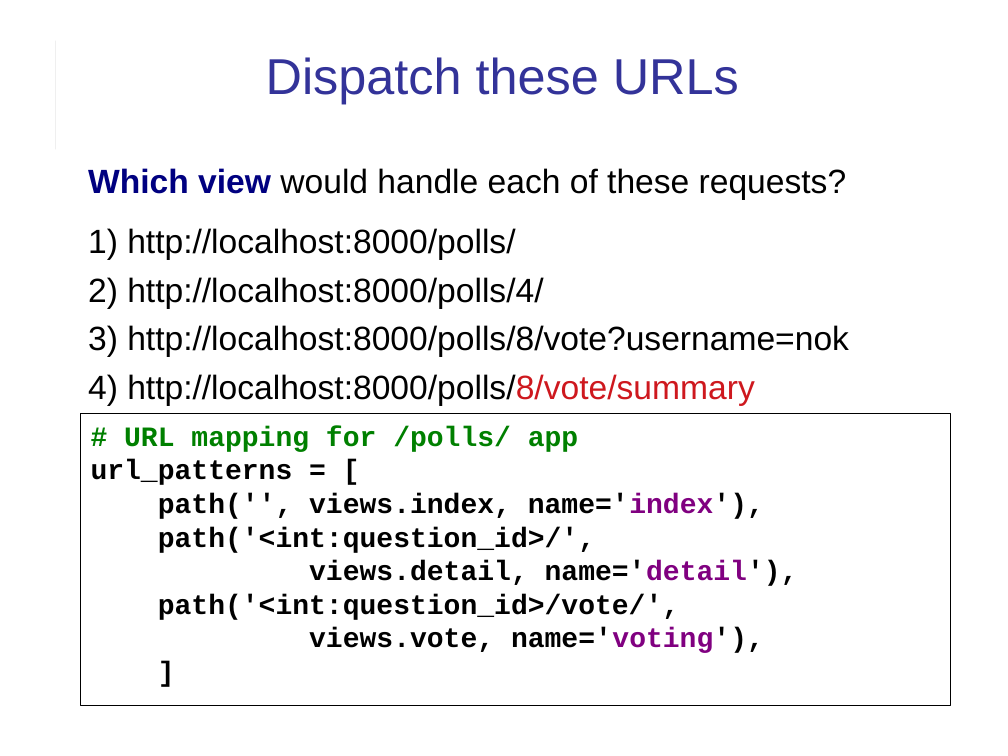
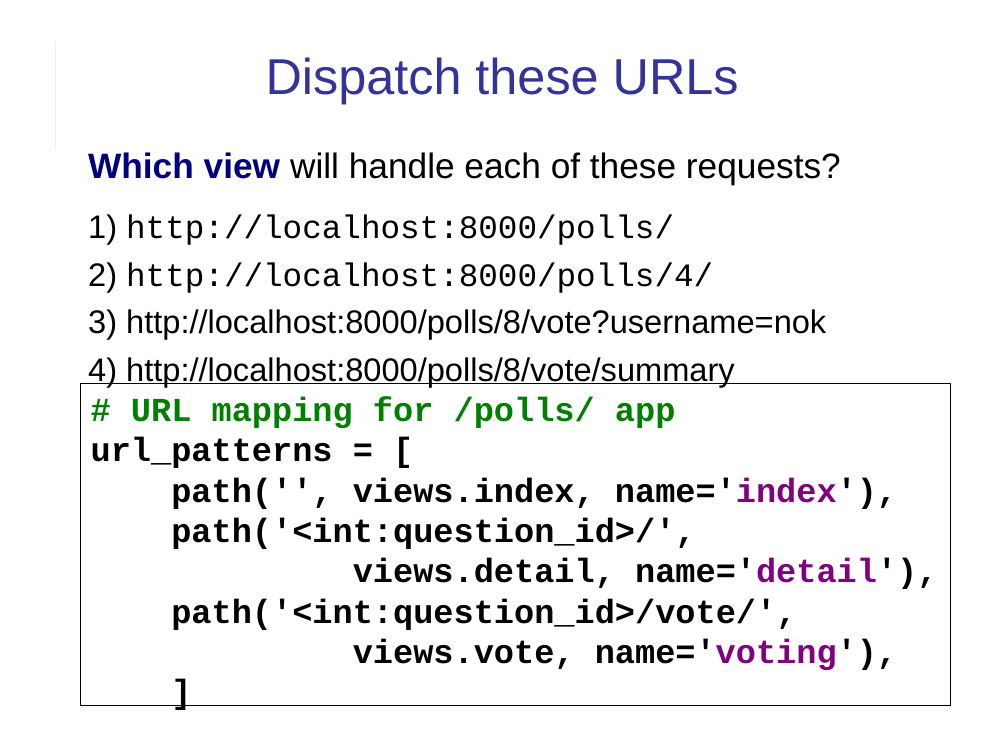
Before and after one commit to cpske/ISP, a slide deck: slide 14 of django/Django-review-1.pptx. Drawn at 1008x756 pixels with LibreOffice and Linux fonts; fonts in the diff are those of the drawing. Boxes give left, top, right and bottom in pixels: in the first picture for what was removed or moved away, otherwise in the second. Text is boxed around its words. In the diff, an @@ line names an element or a change of style, - is before the commit and + after.

Commit message:
Update KU Polls Iteration 2

```diff
--- a/django/Django-review-1.pptx
+++ b/django/Django-review-1.pptx
@@ text "Which view will handle each ...": place and size @@
-text "Which view will handle each ..." at (88, 168, 849, 406)
+text "Which view will handle each ..." at (88, 152, 841, 387)
@@ text at (88, 152, 841, 185): text changed; size 24 to 25.2 pt @@
-Which view would handle each of these requests?
+Which view will handle each of these requests?
@@ text at (88, 214, 826, 387): size 24 to 23.3 pt in "1) http://localhost:8000/polls/", "2) http://localhost:8000/polls/4/", "3) http://localhost:8000/polls/8/vote?username=nok", "4) http://localhost:8000/polls/8/vote/summary"; font Arial to Courier New in "http://localhost:8000/polls/", "http://localhost:8000/polls/4/"; text colour #CE181E to #000000 in "http://localhost:8000/polls/8/vote/summary" @@
@@ freeform shape "# URL mapping for /polls/ ...": place and size @@
-freeform shape "# URL mapping for /polls/ ..." at (81, 413, 951, 706)
+freeform shape "# URL mapping for /polls/ ..." at (81, 383, 951, 706)
@@ freeform shape "# URL mapping for /polls/ ..." at (81, 383, 951, 706): size 20 to 24 pt @@
```
Also in this commit, not shown: 14 other slides changed, 5 slides added, 2 slides removed, 2 other files.
